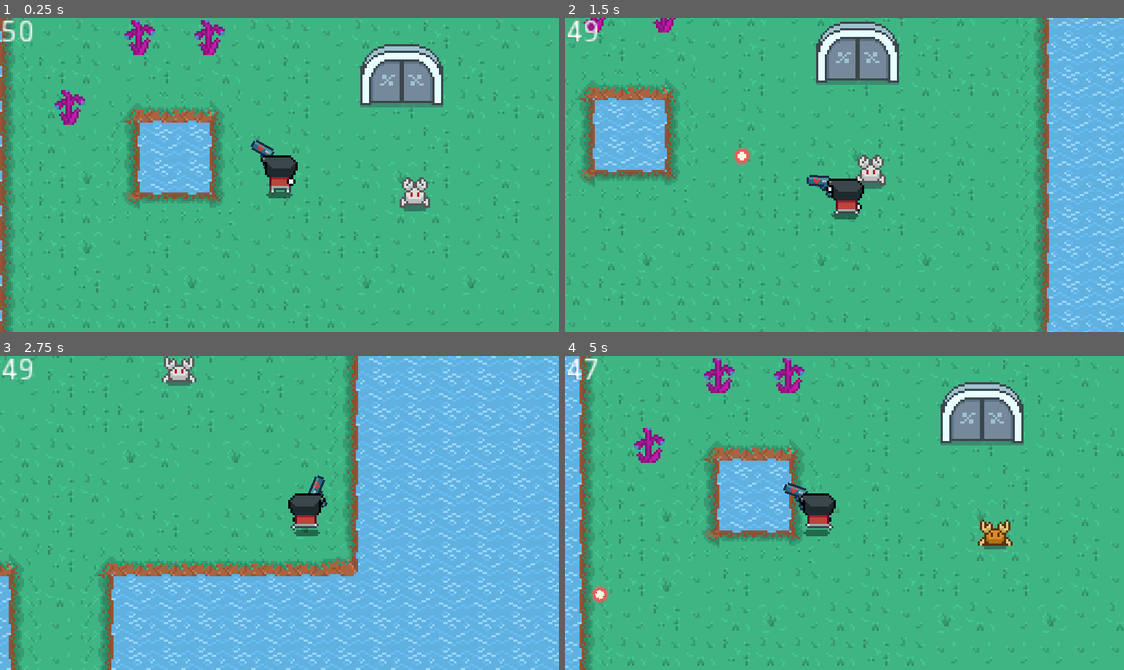
Above: before the commit, frames 1-4 (two rows, left to right).
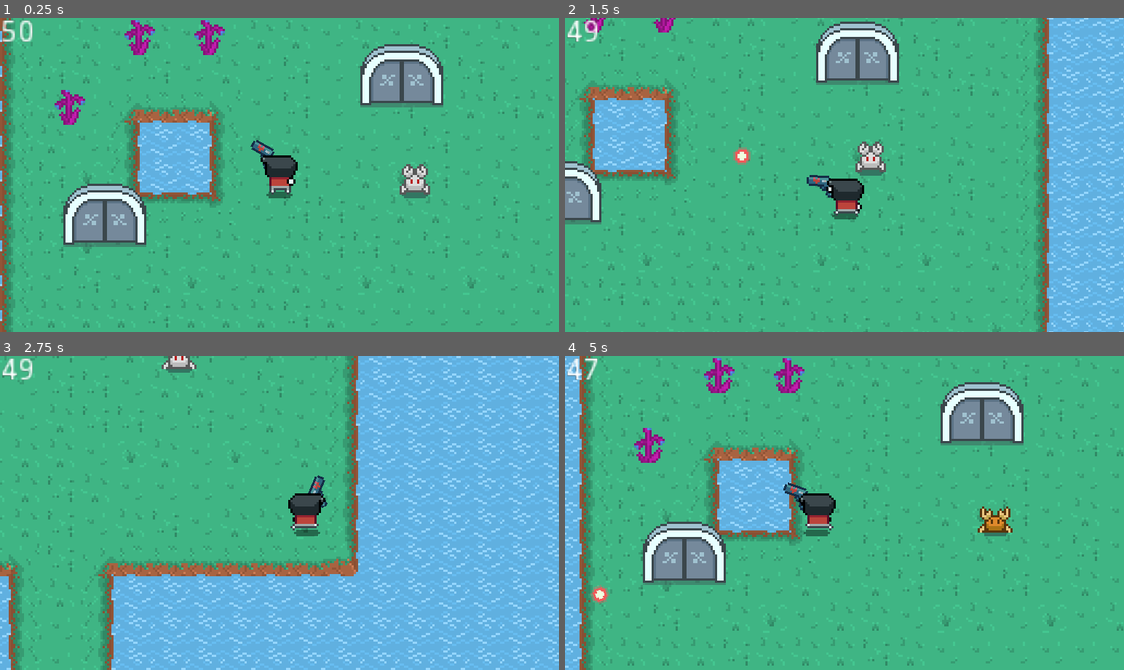
Above: after the commit, the same moments.

Repository: BytePlayersStudio/LD44
Game: Godot game, scene res://Scenes/LevelJam.tscn
The game is run twice, just before and just after one commit, with the same random seed, the same clock (stepped at 60 frames per second) and the same inputs.
Inputs (mouse positions are in pixels of both pictures, inside the frame that each line leads up to):
- Up to frame 1 (0.25 s): no input
- Up to frame 2 (1.5 s): move the mouse to (967, 159) at 0.52 s; hold D (move_right) 0.53-1.28 s; right-click (967, 159) at 0.6 s; move the mouse to (732, 190) at 1.27 s; hold S (move_down) from 1.28 s (still down); click (732, 190) at 1.35 s
- Up to frame 3 (2.75 s): move the mouse to (335, 443) at 2.02 s; release S (move_down) at 2.03 s; hold D (move_right) from 2.03 s (still down); right-click (335, 443) at 2.1 s
- Up to frame 4 (5 s): move the mouse to (816, 575) at 2.77 s; release D (move_right) at 2.78 s; hold W (move_up) 2.78-3.53 s; click (816, 575) at 2.85 s; move the mouse to (1012, 560) at 3.52 s; hold A (move_left) from 3.53 s (still down); right-click (1012, 560) at 3.6 s; move the mouse to (676, 465) at 4.27 s; click (676, 465) at 4.35 s

The runs differ from the first frame. In frame 1, 3.4% of the frame differs, in the area x 11-77%, y 46-73%; in frame 2, 1.8%; in frame 3, 0.4%; in frame 4, 3.4%, in the area x 13-81%, y 47-73%.
Error before the commit: Invalid get index '0' (on base: 'PoolVector2Array'). (res://Scripts/Enemy.gd:85)

Commit message:
Starting Spawner functionality

Diff:
--- a/LD44/Scenes/Environment/SpawnerDoor.tscn
+++ b/LD44/Scenes/Environment/SpawnerDoor.tscn
@@ -4,7 +4,7 @@
 [ext_resource path="res://Scripts/SpawnerDoor.gd" type="Script" id=2]
 [ext_resource path="res://Scenes/Spawners/EnemySpawner.tscn" type="PackedScene" id=3]
 
-[node name="SpawnerDoor" index="0" instance=ExtResource( 1 )]
+[node name="SpawnerDoor" instance=ExtResource( 1 )]
 script = ExtResource( 2 )
 
 [node name="EnemySpawner" parent="." index="2" instance=ExtResource( 3 )]
--- a/LD44/Scenes/LevelJam.tscn
+++ b/LD44/Scenes/LevelJam.tscn
@@ -3,14 +3,14 @@
 [ext_resource path="res://Scenes/BaseLevel.tscn" type="PackedScene" id=1]
 [ext_resource path="res://Scenes/LifeSource.tscn" type="PackedScene" id=2]
 [ext_resource path="res://Scenes/Environment/Door.tscn" type="PackedScene" id=3]
-[ext_resource path="res://Scenes/Spawners/EnemySpawner.tscn" type="PackedScene" id=4]
+[ext_resource path="res://Scenes/Environment/SpawnerDoor.tscn" type="PackedScene" id=4]
 
 [sub_resource type="NavigationPolygon" id=1]
 vertices = PoolVector2Array( 136, 88, -120, 88, -24, 8, 136, -88, -72, 8, -120, -88, -72, -40, -24, -40 )
 polygons = [ PoolIntArray( 0, 1, 2, 3 ), PoolIntArray( 4, 2, 1 ), PoolIntArray( 4, 1, 5, 6 ), PoolIntArray( 6, 5, 3, 7 ), PoolIntArray( 7, 3, 2 ) ]
 outlines = [ PoolVector2Array( -120, -88, 136, -88, 136, 88, -120, 88 ), PoolVector2Array( -72, -40, -72, 8, -24, 8, -24, -40 ) ]
 
-[node name="LevelJam" instance=ExtResource( 1 )]
+[node name="LevelJam" index="0" instance=ExtResource( 1 )]
 
 [node name="WaterMap" parent="." index="1"]
 tile_data = PoolIntArray( -655382, 0, 0, -655381, 0, 0, -655380, 0, 0, -655379, 0, 0, -655378, 0, 0, -655377, 0, 0, -65 …(40298 unchanged characters)…
@@ -20,9 +20,6 @@
 
 [node name="NavigationPolygonInstance" type="NavigationPolygonInstance" parent="Navigation2D" index="0"]
 navpoly = SubResource( 1 )
-
-[node name="YSort" parent="." index="6"]
-editor/display_folded = true
 
 [node name="LifeSources" parent="YSort" index="2"]
 editor/display_folded = true
@@ -39,5 +36,5 @@
 [node name="Door" parent="YSort" index="4" instance=ExtResource( 3 )]
 position = Vector2( 56.07, -40 )
 
-[node name="EnemySpawner" parent="." index="7" instance=ExtResource( 4 )]
-position = Vector2( 0, 51.04 )
+[node name="SpawnerDoor" parent="YSort" index="5" instance=ExtResource( 4 )]
+position = Vector2( -80, 24 )
--- a/LD44/Scenes/NPCs/Enemy.tscn
+++ b/LD44/Scenes/NPCs/Enemy.tscn
@@ -67,14 +67,15 @@
 
 [node name="Shadow" type="Sprite" parent="."]
 modulate = Color( 1, 1, 1, 0.423529 )
-position = Vector2( 0, 7 )
+position = Vector2( 0, 1 )
 texture = ExtResource( 2 )
 
 [node name="EnemySprite" type="Sprite" parent="."]
+position = Vector2( 0, -6 )
 texture = ExtResource( 3 )
 
 [node name="CollisionShape2D" type="CollisionShape2D" parent="."]
-position = Vector2( 0.11614, 3.04872 )
+position = Vector2( 0.11614, -2.95128 )
 shape = SubResource( 1 )
 
 [node name="AnimationPlayer" type="AnimationPlayer" parent="."]
@@ -86,5 +87,6 @@
 wait_time = 1.5
 
 [node name="Effects" parent="." instance=ExtResource( 7 )]
+position = Vector2( 0, -6 )
 
 [connection signal="timeout" from="IdleTimer" to="." method="_on_IdleTimer_timeout"]
--- a/LD44/Scenes/Spawners/EnemySpawner.tscn
+++ b/LD44/Scenes/Spawners/EnemySpawner.tscn
@@ -11,4 +11,6 @@
 [node name="CollisionShape2D" type="CollisionShape2D" parent="."]
 shape = SubResource( 1 )
 
+[node name="Enemies" type="YSort" parent="."]
+
 [connection signal="body_entered" from="." to="." method="_on_EnemySpawner_body_entered"]
--- a/LD44/Scripts/Enemy.gd
+++ b/LD44/Scripts/Enemy.gd
@@ -29,10 +29,11 @@
 var path = []
 var possible_destinations = []
 var motion = Vector2()
-
+export var is_processing = false
 
 
 func _ready():
+
 	print('spawned')
 	for p in get_tree().get_nodes_in_group('player'):
 		player = p
@@ -43,6 +44,10 @@
 
 #TODO FIXME: This works for now but we should make it more complex if we want to improve in thne future
 func _physics_process(delta):
+	if is_processing == false:
+		set_physics_process(false)
+	else:
+		set_physics_process(true)
 	match current_state:
 		states.SPAWN:
 			spawn()
--- a/LD44/Scripts/Spawners/EnemySpawner.gd
+++ b/LD44/Scripts/Spawners/EnemySpawner.gd
@@ -14,3 +14,7 @@
 		print(body.get_name())
 	if get_parent().has_method('close_door'):
 		get_parent().close_door()
+	spawn()
+
+func spawn():
+	pass
